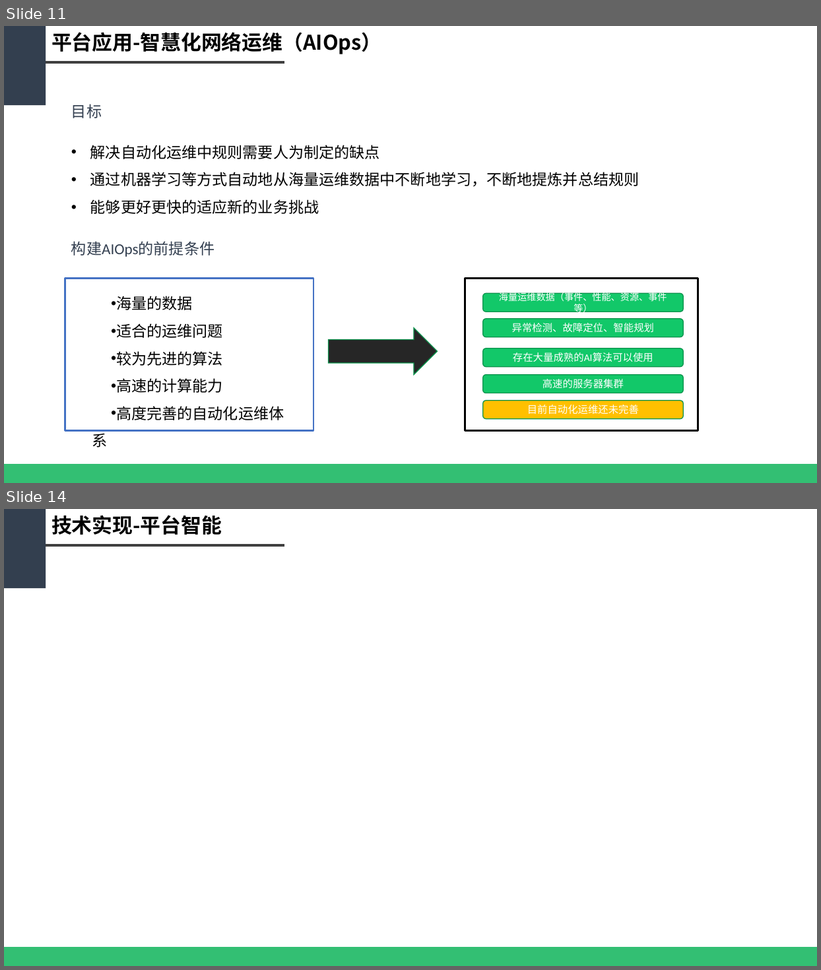
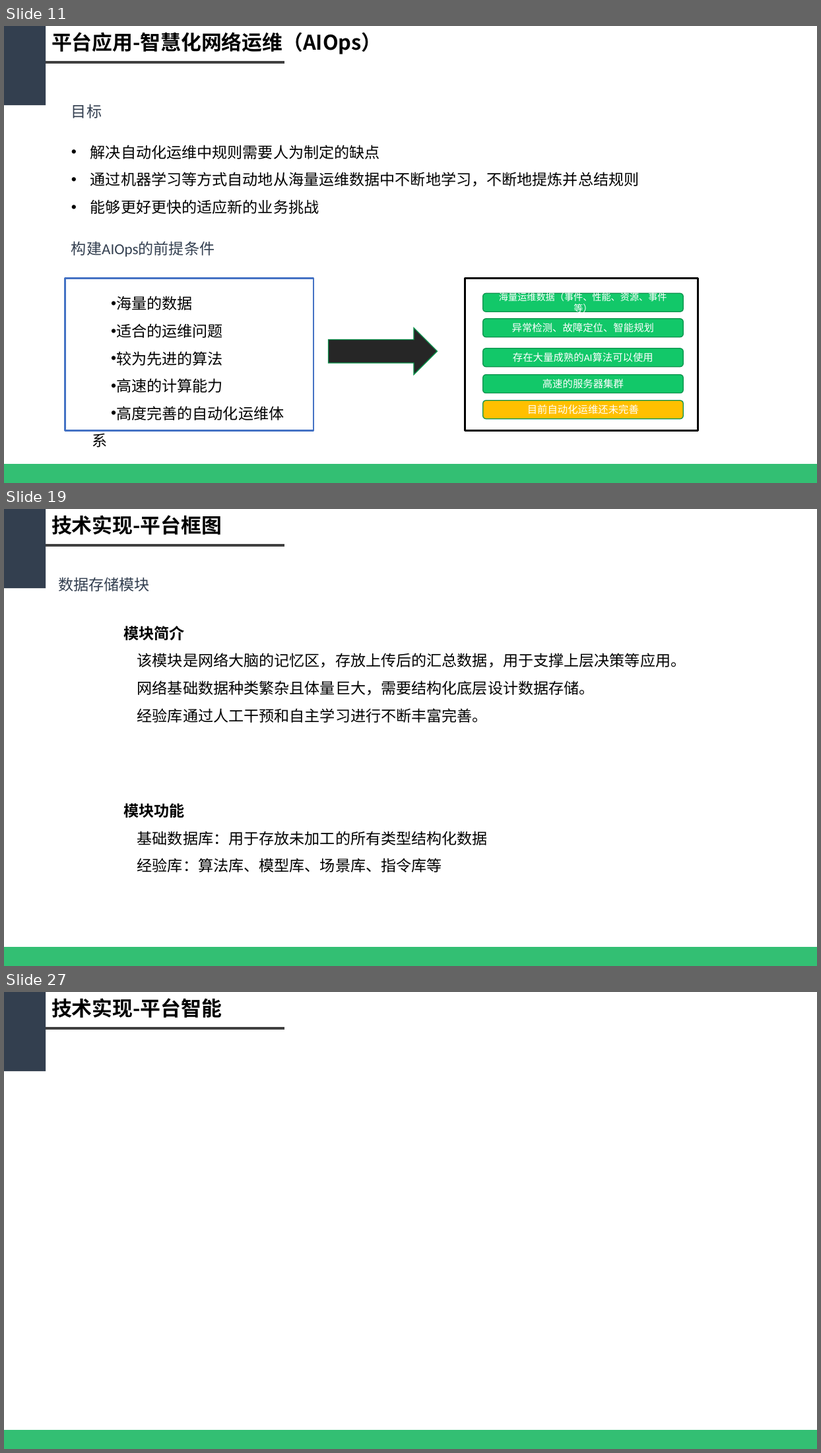
Before and after one commit to WeakX/Ref, a slide deck: 基于大数据的智慧网络运维平台_new[228].pptx. Shown one above the other, each under a label of ours: slides 11 and 14 before the commit, slides 11, 19 and 27 after it; the slides between them are not shown. The pictures are 821x970 and 821x1453 pixels, drawn with LibreOffice and Linux fonts; fonts in the diff are those of the drawing. Boxes give left, top, right and bottom in pixels: in the first picture for what was removed or moved away, otherwise in the second. Text is boxed around its words. In the diff, an @@ line names an element or a change of style, - is before the commit and + after.

```diff
--- a/基于大数据的智慧网络运维平台_new[228].pptx
+++ b/基于大数据的智慧网络运维平台_new[228].pptx
@@ slide 19 added at (4, 509, 817, 966), background #FFFFFF @@
@@ rectangle added at (4, 509, 46, 588), fill #333F50 @@
@@ text added at (52, 515, 222, 535), 24 pt, text #000000, bold @@
+技术实现-平台框图
@@ line added from (46, 545) to (284, 545), #404040 3 pt @@
@@ text added at (58, 577, 150, 591), 18 pt, text #333F50 @@
+数据存储模块
@@ text added at (123, 626, 686, 723), 18 pt, text #000000 @@
+模块简介
+该模块是网络大脑的记忆区，存放上传后的汇总数据，用于支撑上层决策等应用。
+网络基础数据种类繁杂且体量巨大，需要结构化底层设计数据存储。
+经验库通过人工干预和自主学习进行不断丰富完善。
@@ text added at (123, 803, 488, 873), 18 pt, text #000000 @@
+模块功能
+基础数据库：用于存放未加工的所有类型结构化数据
+经验库：算法库、模型库、场景库、指令库等
@@ rectangle added at (4, 948, 817, 966), fill #00B050 at 80% opacity @@
@@ what was slide 14 is now slide 27 @@
```
Also in this commit, not shown: 4 slides changed, 12 other slides added, 1 other file.
